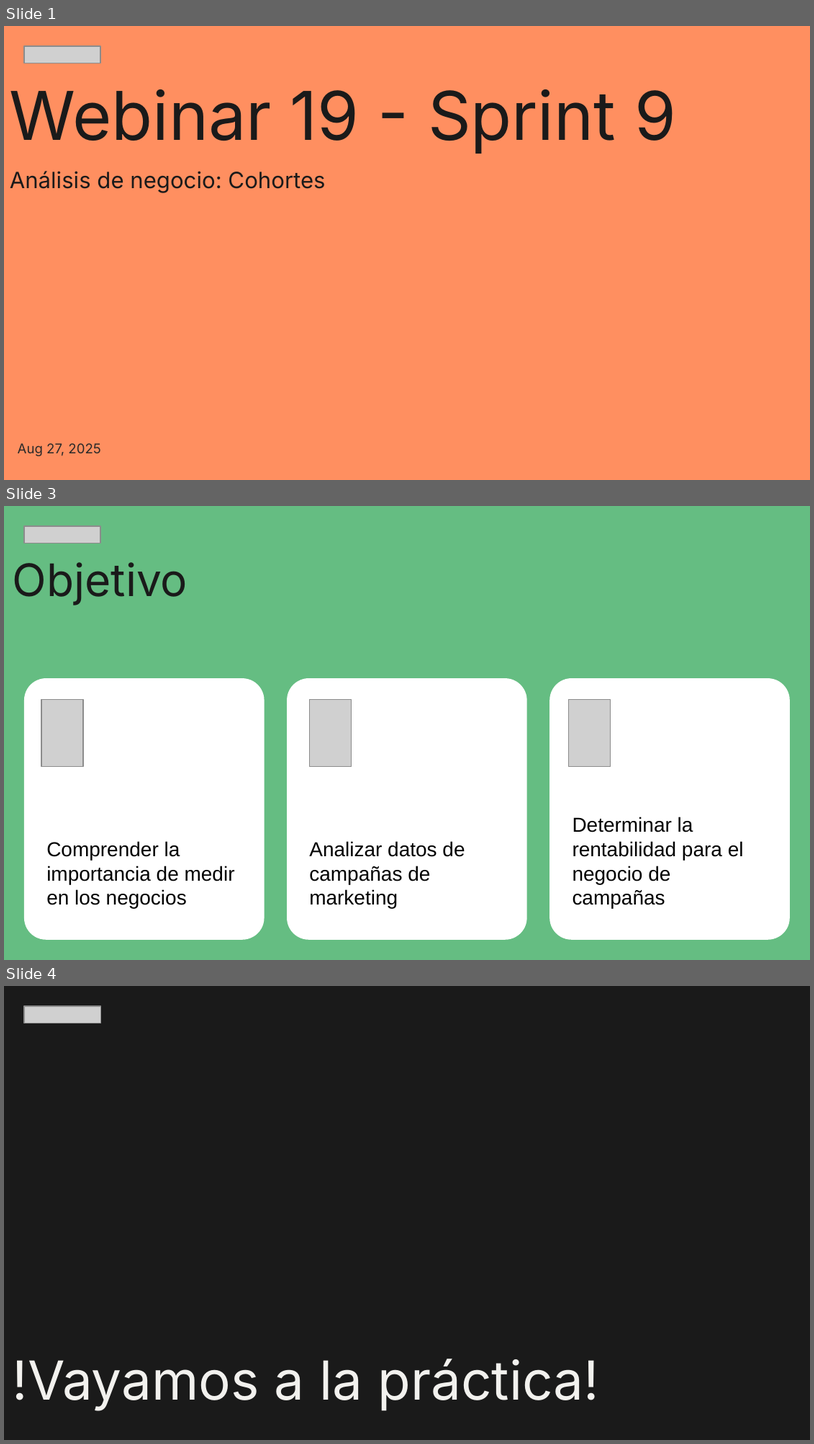
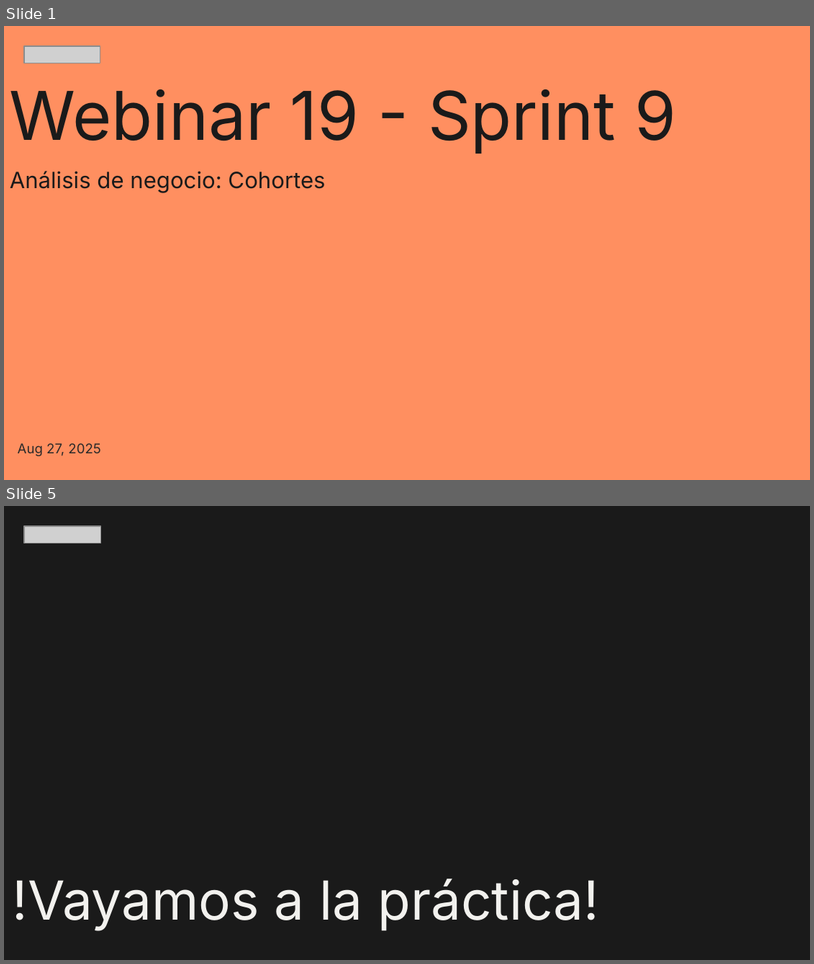
Before and after one commit to zyntonyson/bootcamp_ds_da, a slide deck: 09-da-analisis-negocio/19-analisis-de-cohortes.pptx. Shown one above the other, each under a label of ours: slides 1, 3 and 4 before the commit, slides 1 and 5 after it; the slides between them are not shown. The pictures are 814x1444 and 814x964 pixels, drawn with LibreOffice and Linux fonts; fonts in the diff are those of the drawing; grey boxes stand for pictures. Boxes give left, top, right and bottom in pixels: in the first picture for what was removed or moved away, otherwise in the second. Text is boxed around its words. In the diff, an @@ line names an element or a change of style, - is before the commit and + after.

```diff
--- a/09-da-analisis-negocio/19-analisis-de-cohortes.pptx
+++ b/09-da-analisis-negocio/19-analisis-de-cohortes.pptx
@@ slide 3 removed at <box>4,506,810,960</box>, background #65BD82 @@
@@ picture removed at <box>24,526,100,543</box> @@
@@ title removed at <box>13,562,188,605</box> @@
-Objetivo
@@ rounded rectangle removed at <box>24,679,265,940</box> @@
-Comprender la importancia de medir en los negocios
@@ picture removed at <box>41,700,83,767</box> @@
@@ rounded rectangle removed at <box>287,679,527,940</box> @@
-Analizar datos de campañas de marketing
@@ picture removed at <box>309,700,352,767</box> @@
@@ rounded rectangle removed at <box>550,679,790,940</box> @@
-Determinar la rentabilidad para el negocio de campañas
@@ picture removed at <box>569,700,611,767</box> @@
@@ what was slide 4 is now slide 5 @@
```
Also in this commit, not shown: 1 slide changed, 2 slides added, 2 other files.
